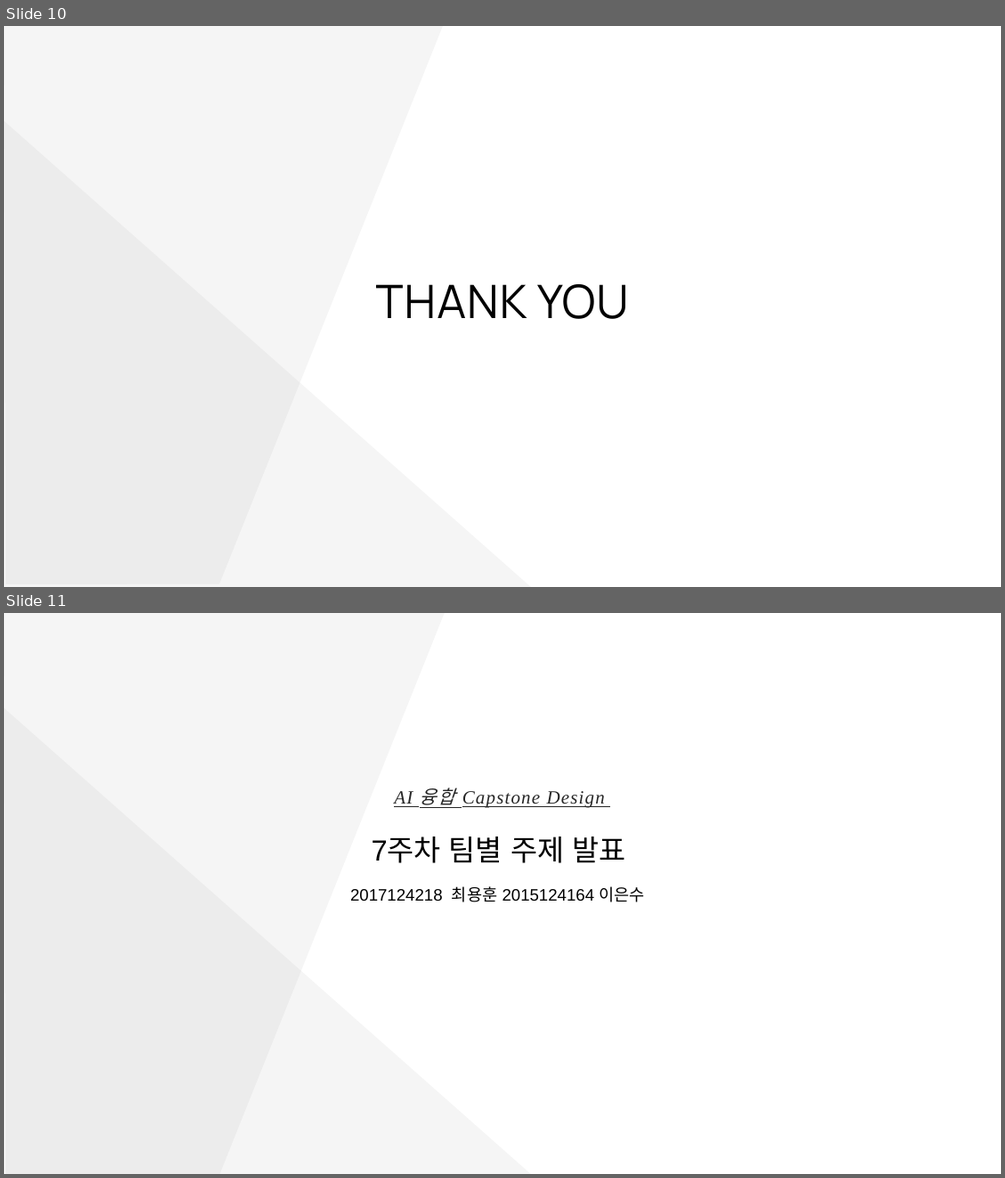
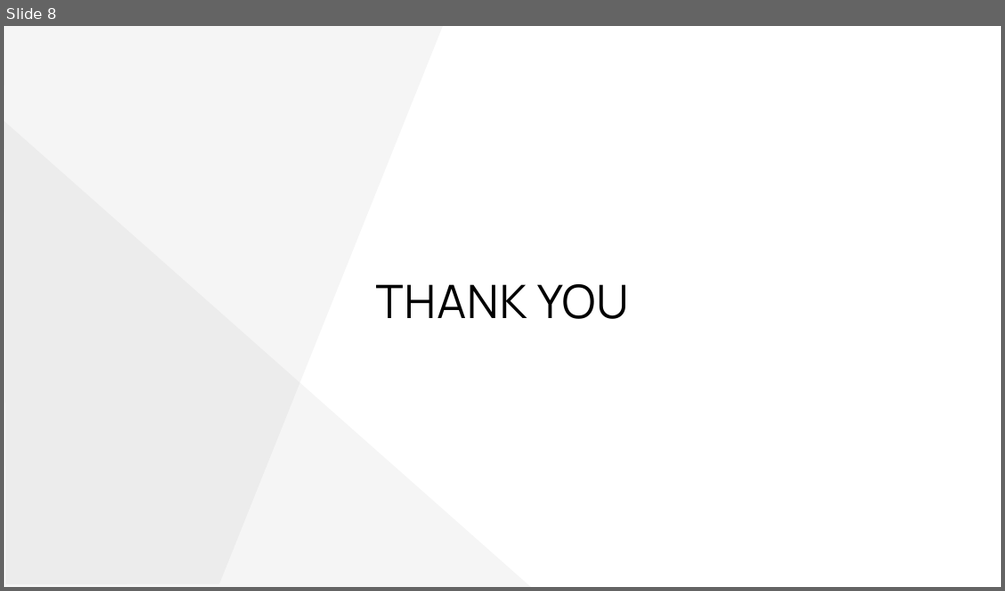
Before and after one commit to Choiyh1116/AI_capstone, a slide deck: 발표자료.pptx. Shown one above the other, each under a label of ours: slides 10 and 11 before the commit, slide 8 after it. The pictures are 1005x1178 and 1005x591 pixels, drawn with LibreOffice and Linux fonts; fonts in the diff are those of the drawing. Boxes give left, top, right and bottom in pixels: in the first picture for what was removed or moved away, otherwise in the second. Text is boxed around its words. In the diff, an @@ line names an element or a change of style, - is before the commit and + after.

```diff
--- a/발표자료.pptx
+++ b/발표자료.pptx
@@ slide 11 removed at box(4, 613, 1001, 1174), background #FFFFFF @@
@@ freeform shape removed at box(4, 613, 445, 1174) @@
@@ freeform shape removed at box(4, 708, 532, 1174) @@
@@ text removed at box(394, 787, 605, 808) @@
-AI 융합 Capstone Design
@@ text removed at box(372, 836, 625, 863) @@
-7주차 팀별 주제 발표
@@ text removed at box(350, 886, 644, 902) @@
-2017124218 최용훈 2015124164 이은수
@@ what was slide 10 is now slide 8 @@
```
Also in this commit, not shown: 4 other slides removed.
